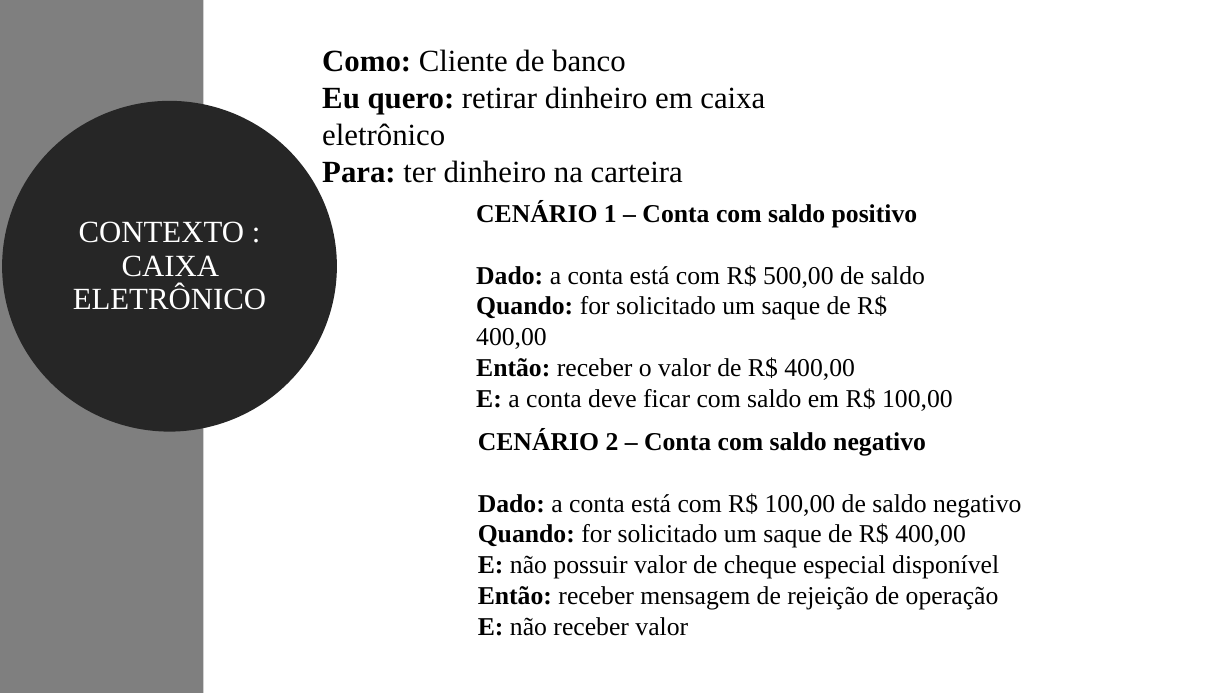
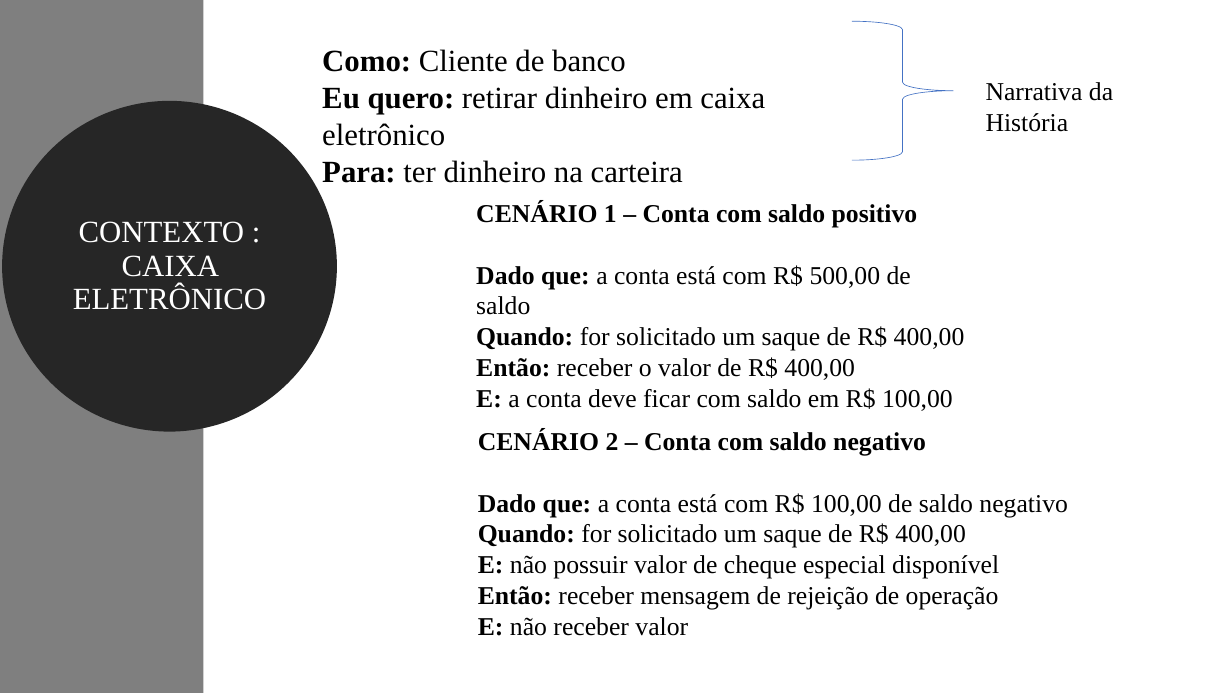
Before and after one commit to feevars/fatec4SEM, a slide deck: slide 6 of 2SEM/IES100 - Engenharia de Software I/BDD - Behavior Driven Development/apresentacao-oficial_BDD.pptx. Drawn at 1232x693 pixels with LibreOffice and Linux fonts; fonts in the diff are those of the drawing. Boxes give left, top, right and bottom in pixels: in the first picture for what was removed or moved away, otherwise in the second. Text is boxed around its words. In the diff, an @@ line names an element or a change of style, - is before the commit and + after.

```diff
--- a/2SEM/IES100 - Engenharia de Software I/BDD - Behavior Driven Development/apresentacao-oficial_BDD.pptx
+++ b/2SEM/IES100 - Engenharia de Software I/BDD - Behavior Driven Development/apresentacao-oficial_BDD.pptx
@@ right brace added at <box>852,21,954,160</box>, outline #4472C4 0.5 pt @@
@@ text added at <box>986,82,1113,132</box>, 20 pt, text #000000 @@
+Narrativa da História
@@ text at <box>476,265,965,411</box>: text changed @@
-Dado: a conta está com R$ 500,00 de saldo
-Quando: for solicitado um saque de R$ 400,00
-Então: receber o valor de R$ 400,00
-E: a conta deve ficar com saldo em R$ 100,00
+Dado que: a conta está com R$ 500,00 de saldo
+Quando: for solicitado um saque de R$ 400,00
+Então: receber o valor de R$ 400,00
+E: a conta deve ficar com saldo em R$ 100,00
@@ text at <box>478,493,1067,636</box>: text changed @@
-Dado: a conta está com R$ 100,00 de saldo negativo
-Quando: for solicitado um saque de R$ 400,00
-E: não possuir valor de cheque especial disponível
-Então: receber mensagem de rejeição de operação
-E: não receber valor
+Dado que: a conta está com R$ 100,00 de saldo negativo
+Quando: for solicitado um saque de R$ 400,00
+E: não possuir valor de cheque especial disponível
+Então: receber mensagem de rejeição de operação
+E: não receber valor
```
Also in this commit, not shown: 1 other slide changed.
